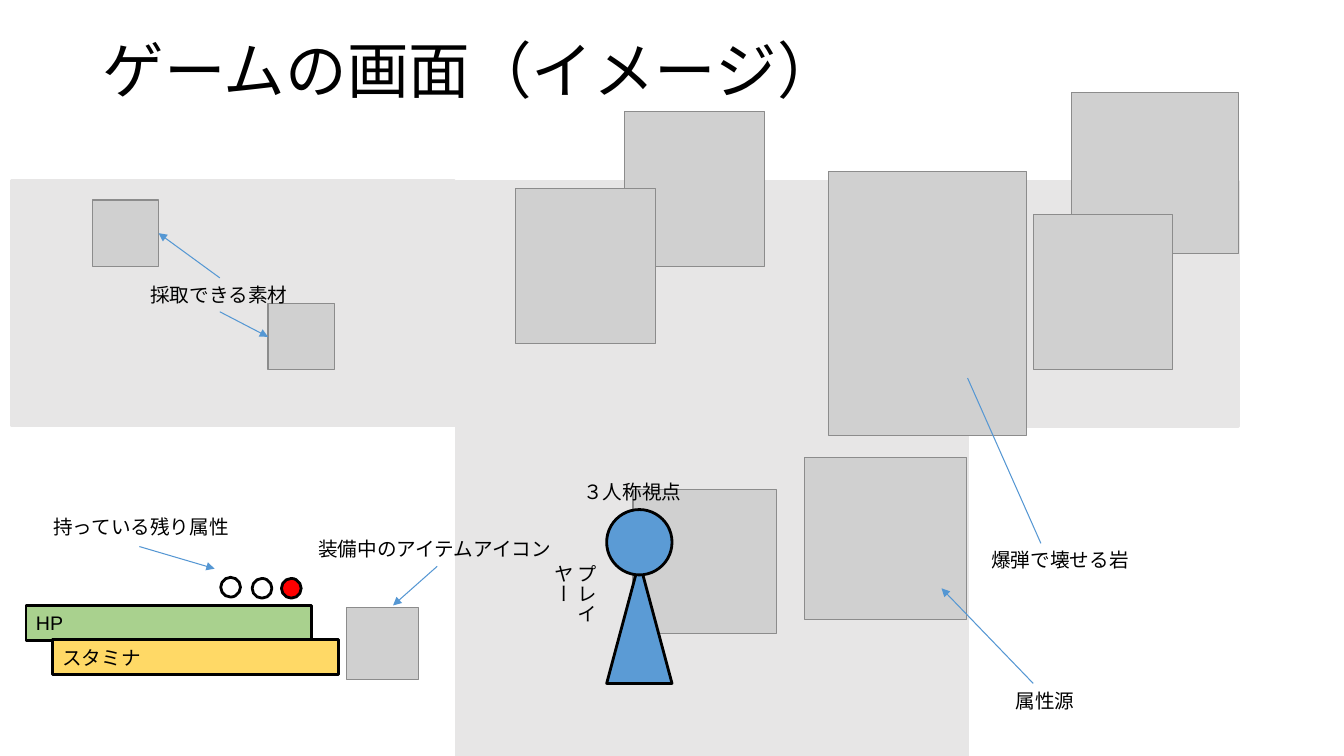
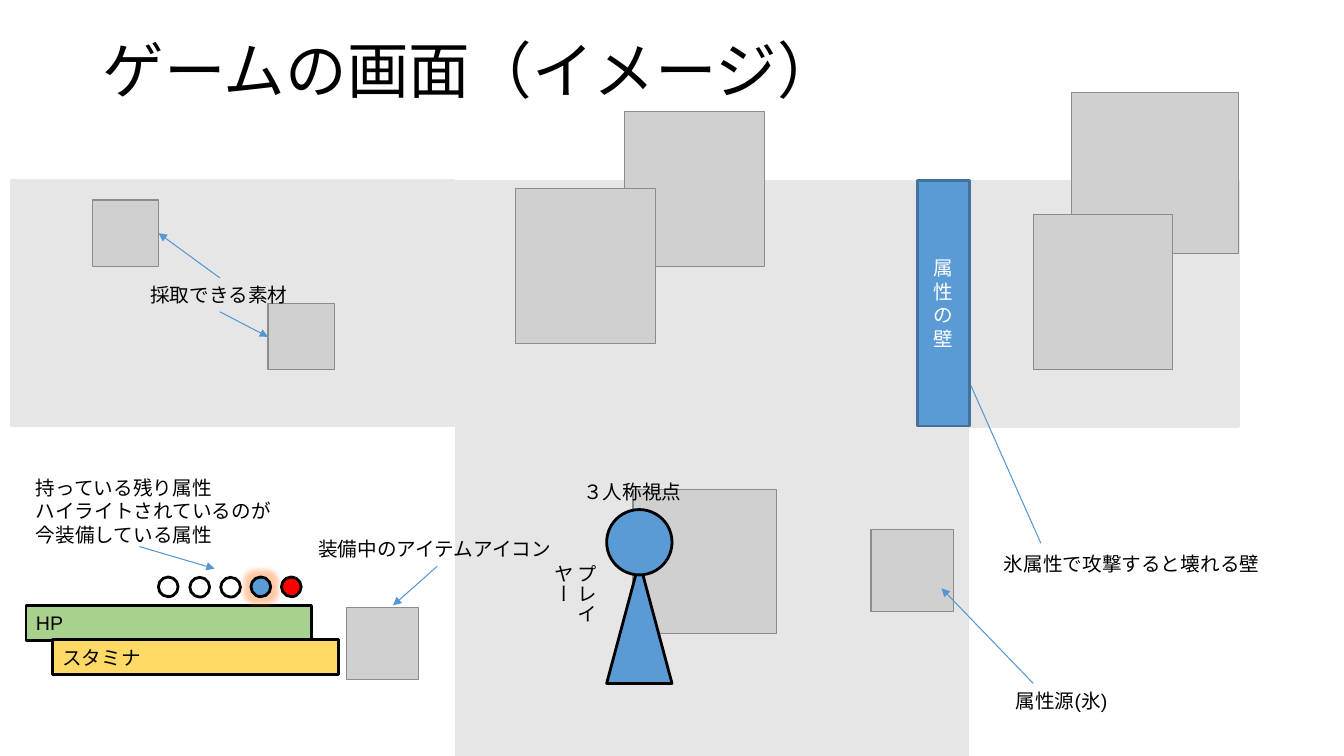
Before and after one commit to 2023Game/07Nakamoto, a slide deck: slide 4 of 3年後期/企画/ゲーム企画書5_提出 .pptx (slide 3 before the commit). Drawn at 1344x756 pixels with LibreOffice and Linux fonts; fonts in the diff are those of the drawing; grey boxes stand for pictures. Boxes give left, top, right and bottom in pixels: in the first picture for what was removed or moved away, otherwise in the second. Text is boxed around its words. In the diff, an @@ line names an element or a change of style, - is before the commit and + after.

Commit message:
ゲーム案の更新

```diff
--- a/3年後期/企画/ゲーム企画書5_提出 .pptx
+++ b/3年後期/企画/ゲーム企画書5_提出 .pptx
@@ picture removed at (829,171,1026,436) @@
@@ rectangle added at (918,180,970,426), fill #5B9BD5, outline #43739E 2 pt, 14 pt, text #FFFFFF @@
+属性の壁
@@ text "持っている残り属性": place and size @@
-text "持っている残り属性" at (53,517,229,536)
+text "持っている残り属性" at (36,478,271,548)
@@ text at (36,501,271,548): paragraphs added @@
+ハイライトされているのが
+今装備している属性
@@ picture: place and size @@
-picture at (805,457,967,619)
+picture at (871,529,954,612)
@@ text removed at (991,550,1128,569) @@
-爆弾で壊せる岩
@@ text added at (1004,554,1259,573), 14 pt, text #000000 @@
+氷属性で攻撃すると壊れる壁
@@ ellipse added at (158,577,178,597), fill #FFFFFF, outline #000000 2 pt @@
@@ ellipse added at (190,578,210,598), fill #FFFFFF, outline #000000 2 pt @@
@@ ellipse at (251,577,271,597): fill #FFFFFF to #5B9BD5 @@
@@ text at (1016,691,1108,712): text changed @@
-属性源
+属性源(氷)
```
Also in this commit, not shown: 4 other slides changed, 3 slides added, 2 slides removed, 6 other files.
